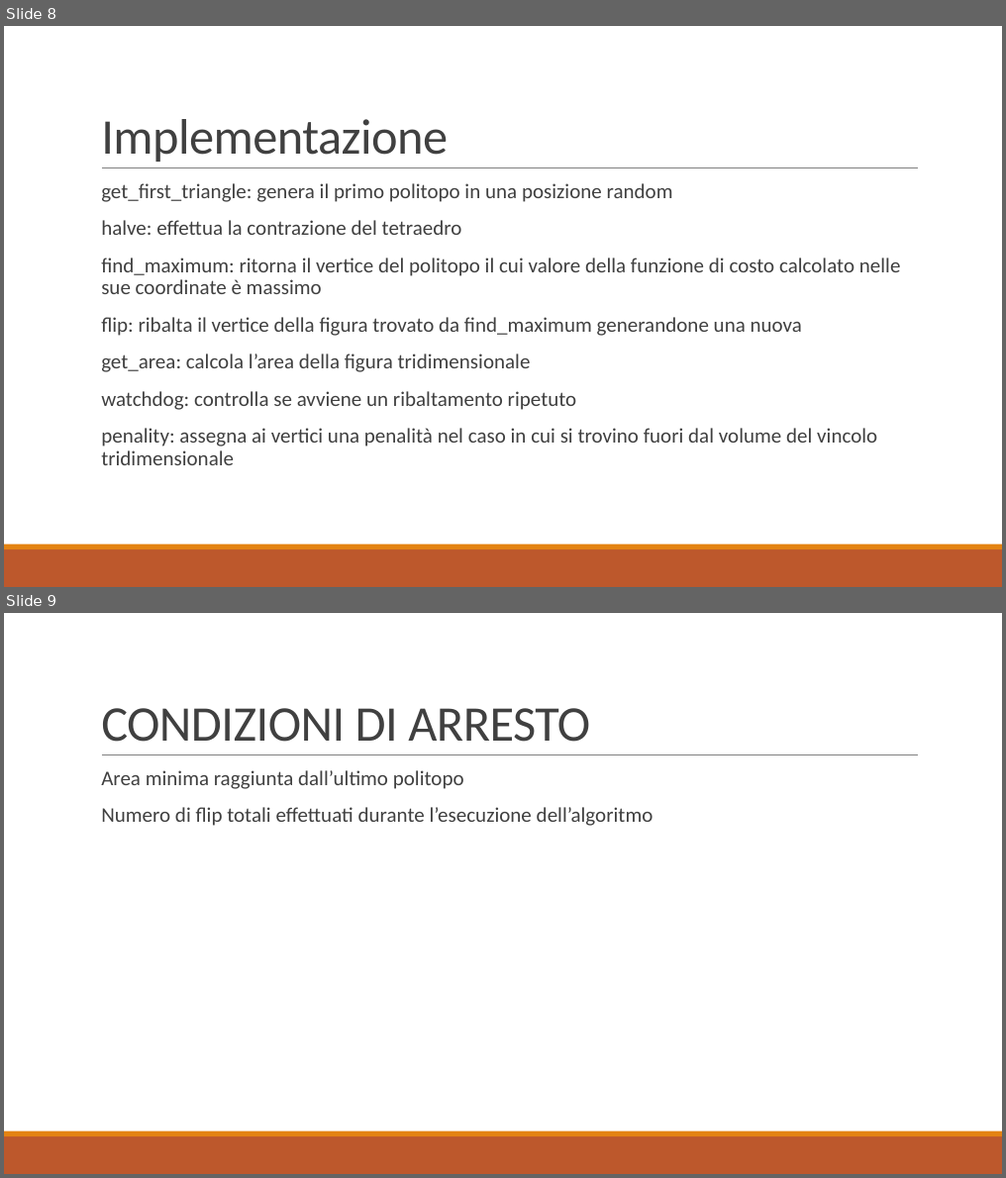
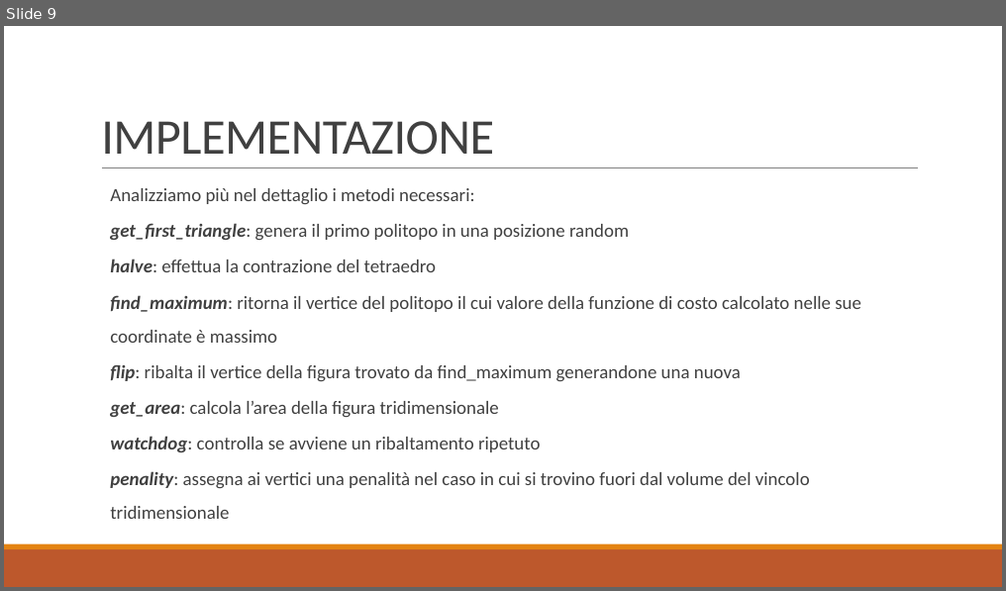
Before and after one commit to baldimario/Simplex, a slide deck: IDENTICAZIONE SISTEMA DI CARICHE PUNTIFORMI DA MISURE DI.pptx. Shown one above the other, each under a label of ours: slides 8 and 9 before the commit, slide 9 after it. The pictures are 1006x1178 and 1006x591 pixels, drawn with LibreOffice and Linux fonts; fonts in the diff are those of the drawing. Boxes give left, top, right and bottom in pixels: in the first picture for what was removed or moved away, otherwise in the second. Text is boxed around its words. In the diff, an @@ line names an element or a change of style, - is before the commit and + after.

```diff
--- a/IDENTICAZIONE SISTEMA DI CARICHE PUNTIFORMI DA MISURE DI.pptx
+++ b/IDENTICAZIONE SISTEMA DI CARICHE PUNTIFORMI DA MISURE DI.pptx
@@ slide 9 removed at [4,613,1002,1174], background #FFFFFF; not listed: 3 template elements that a slide beside it also shows @@
@@ title removed at [101,708,590,742] @@
-CONDIZIONI DI ARRESTO
@@ text removed at [101,770,653,826] @@
-  Area minima raggiunta dall’ultimo politopo
-  Numero di flip totali effettuati durante l’esecuzione dell’algoritmo
@@ what was slide 8 is now slide 9 @@
@@ slide 9 changed as well @@
@@ title at [101,121,494,155]: text changed @@
-Implementazione
+IMPLEMENTAZIONE
@@ text "Analizziamo più nel dettaglio i ...": place and size @@
-text "Analizziamo più nel dettaglio i ..." at [101,183,901,466]
+text "Analizziamo più nel dettaglio i ..." at [110,188,861,519]
@@ text at [110,188,474,204]: paragraph added @@
+  Analizziamo più nel dettaglio i metodi necessari:
@@ text at [110,223,861,519]: size 20 to 18 pt; bold on, italic on in "get_first_triangle:", "halve:", "find_maximum:", "flip:" and 3 more places; bullet   to none; list level 1 to 2 in "get_first_triangle: genera il primo politopo ..."; line spacing 0.9 to 1.5; list level 1 to 2 in "halve: effettua la contrazione del ..."; list level 1 to 2 in "find_maximum: ritorna il vertice del ..."; list level 1 to 2 in "flip: ribalta il vertice della ..."; list level 1 to 2 in "get_area: calcola l’area della figura ..."; list level 1 to 2 in "watchdog: controlla se avviene un ..."; list level 1 to 2 in "penality: assegna ai vertici una ..." @@
```
Also in this commit, not shown: 8 other slides changed, 3 slides added, 1 other slide removed, 2 other files.
